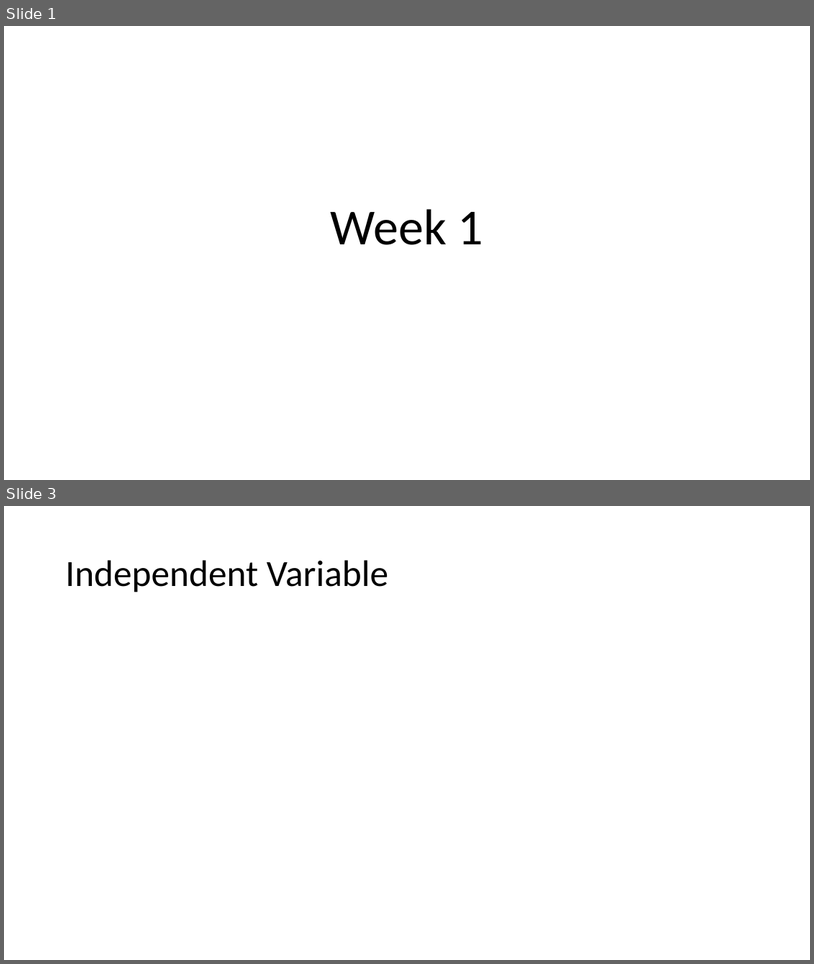
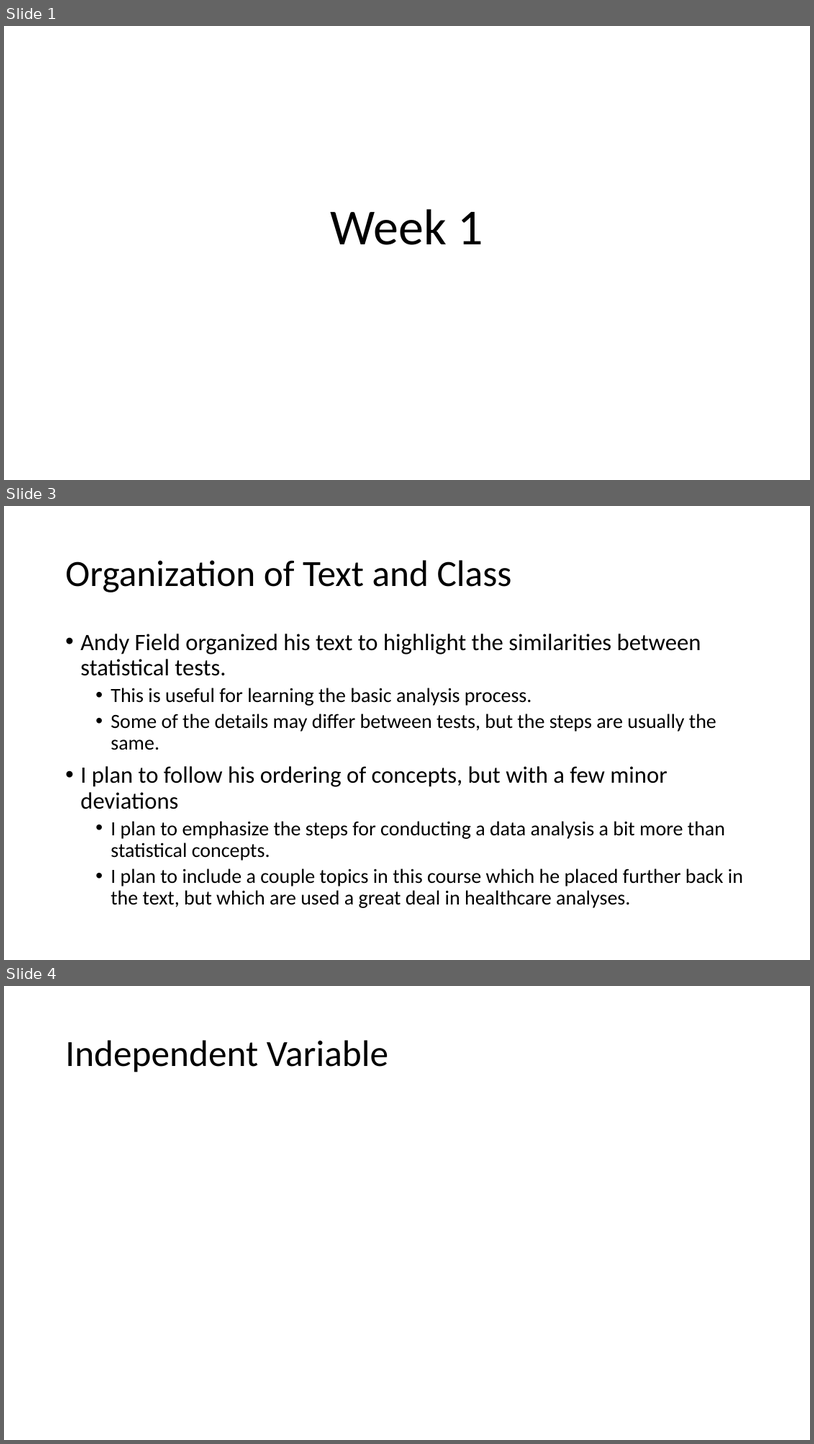
Before and after one commit to cmcntsh/statistics, a slide deck: materials/Week 1.pptx. Shown one above the other, each under a label of ours: slides 1 and 3 before the commit, slides 1, 3 and 4 after it; the slides between them are not shown. The pictures are 814x964 and 814x1444 pixels, drawn with LibreOffice and Linux fonts; fonts in the diff are those of the drawing. Boxes give left, top, right and bottom in pixels: in the first picture for what was removed or moved away, otherwise in the second. Text is boxed around its words. In the diff, an @@ line names an element or a change of style, - is before the commit and + after.

```diff
--- a/materials/Week 1.pptx
+++ b/materials/Week 1.pptx
@@ slide 3 added at bbox=[4, 506, 810, 960], background #FFFFFF @@
@@ title added at bbox=[65, 560, 512, 592], 44 pt, text #000000 @@
+Organization of Text and Class
@@ text added at bbox=[80, 633, 743, 908], 24 pt, text #000000 @@
+• Andy Field organized his text to highlight the similarities between statistical tests.
+  • This is useful for learning the basic analysis process.
+  • Some of the details may differ between tests, but the steps are usually the same.
+• I plan to follow his ordering of concepts, but with a few minor deviations
+  • I plan to emphasize the steps for conducting a data analysis a bit more than statistical concepts.
+  • I plan to include a couple topics in this course which he placed further back in the text, but which are used a great deal in healthcare analyses.
@@ what was slide 3 is now slide 4 @@
```
Also in this commit, not shown: 1 slide changed, 7 other files.
